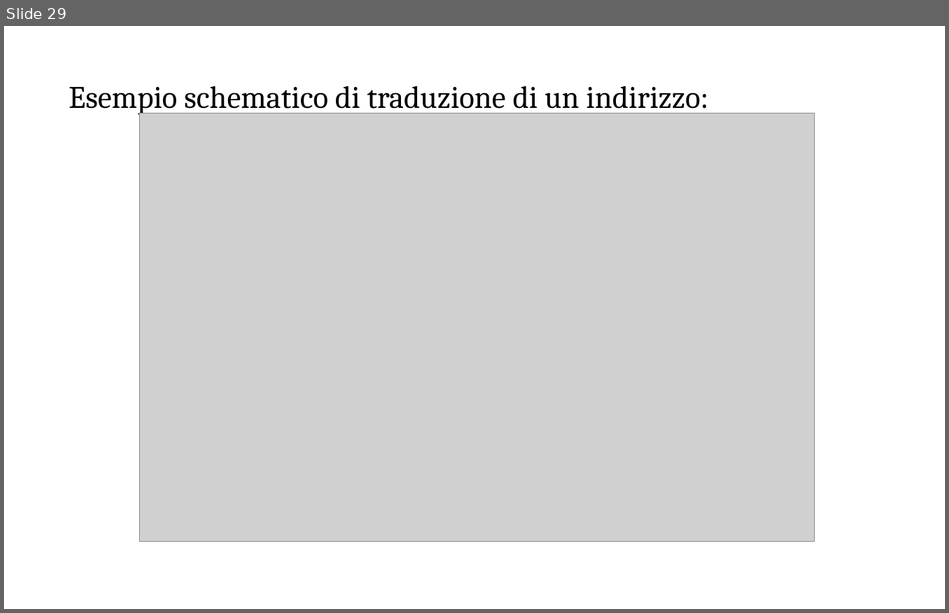
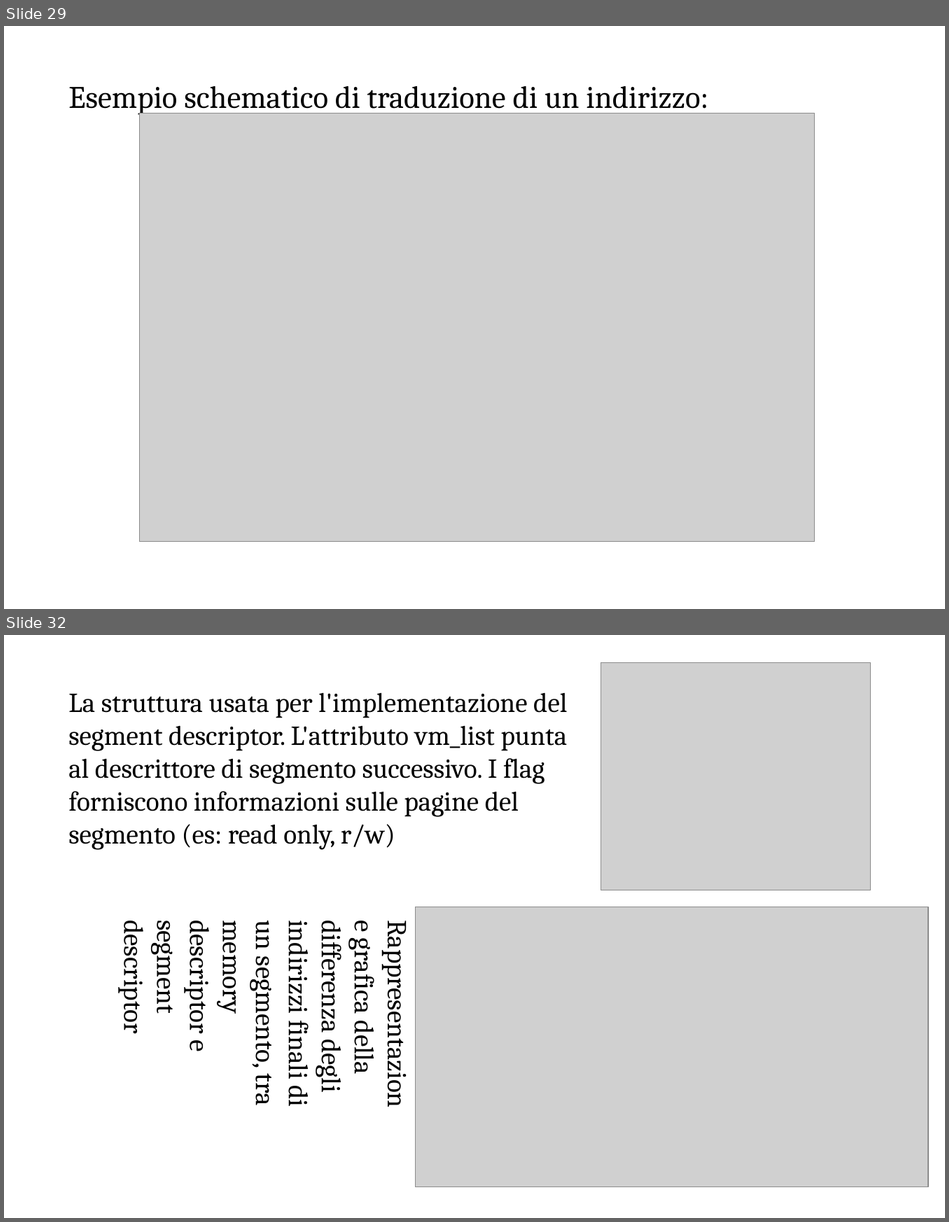
Before and after one commit to ProgrammazioneDiSistema2023-IA-ZZ/Group04, a slide deck: MentOS - Gestione Memoria.odp. Shown one above the other, each under a label of ours: slide 29 before the commit, slides 29 and 32 after it; the slides between them are not shown. The pictures are 949x613 and 949x1222 pixels, drawn with LibreOffice and Linux fonts; fonts in the diff are those of the drawing; grey boxes stand for pictures. Boxes give left, top, right and bottom in pixels: in the first picture for what was removed or moved away, otherwise in the second. Text is boxed around its words. In the diff, an @@ line names an element or a change of style, - is before the commit and + after.

```diff
--- a/MentOS - Gestione Memoria.odp
+++ b/MentOS - Gestione Memoria.odp
@@ slide 32 added at (x1=4, y1=635, x2=945, y2=1218), background #FFFFFF @@
@@ picture added at (x1=600, y1=662, x2=870, y2=890) @@
@@ title added at (x1=68, y1=692, x2=568, y2=850), 28 pt, text #000000 @@
+La struttura usata per l'implementazione del segment descriptor. L'attributo vm_list punta al descrittore di segmento successivo. I flag forniscono informazioni sulle pagine del segmento (es: read only, r/w)
@@ picture added at (x1=415, y1=907, x2=928, y2=1187) @@
@@ text added at (x1=117, y1=923, x2=383, y2=1106), 28 pt, text #000000 @@
+Rappresentazione grafica della differenza degli indirizzi finali di un segmento, tra memory descriptor e segment descriptor
```
Also in this commit, not shown: 14 slides changed, 9 other slides added.
